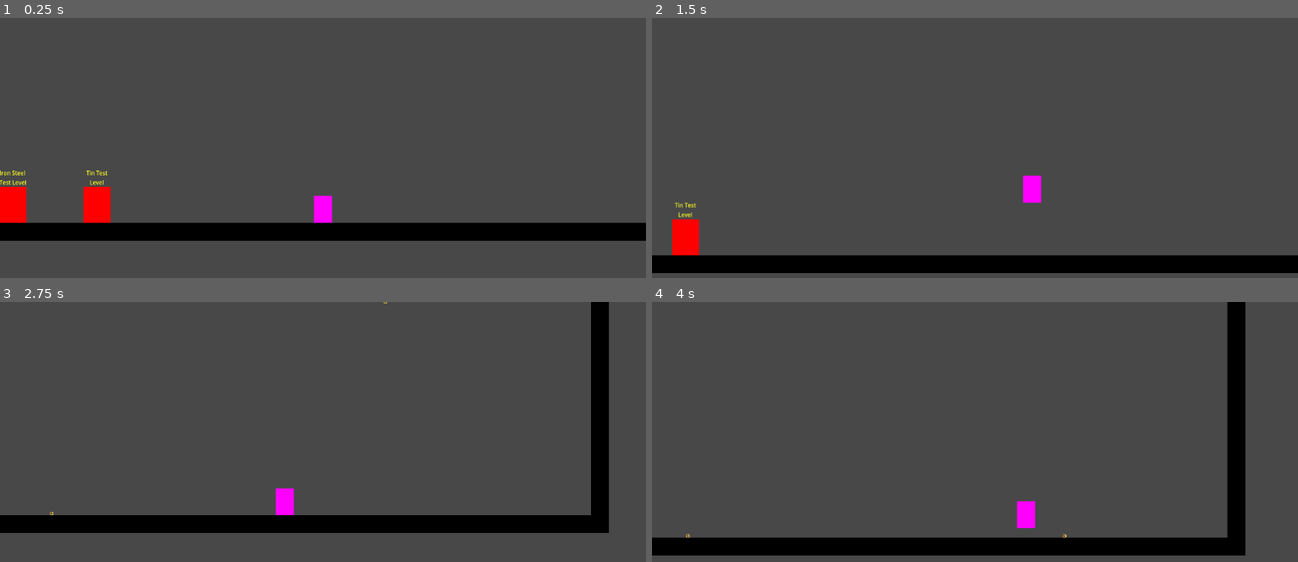
Above: before the commit, frames 1-4 (two rows, left to right).
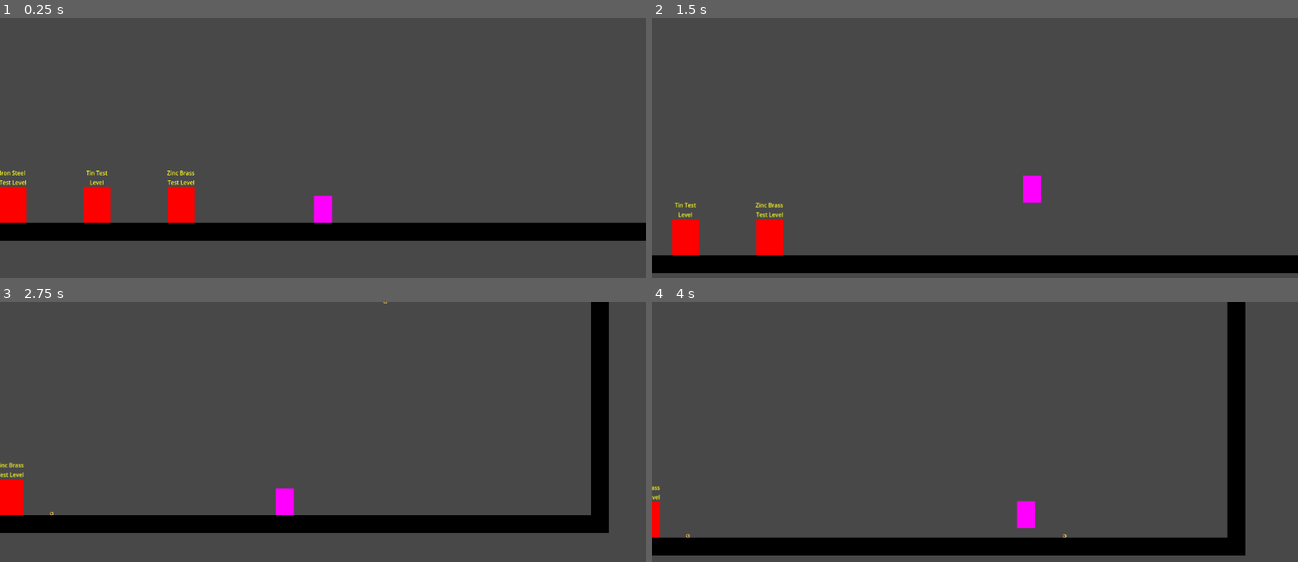
Above: after the commit, the same moments.

Repository: EdwardStanford7/MistbornGame
Game: Godot game, scene res://Levels/main.tscn
Same seed, same stepped clock (60 frames per second), same inputs: the game is played once before the commit and once after it.
Inputs (mouse positions are in pixels of both pictures, inside the frame that each line leads up to):
- Up to frame 1 (0.25 s): no input
- Up to frame 2 (1.5 s): tap Enter (enter_loading_zone) at 0.5 s; move the mouse to (1117, 181) at 0.52 s; hold Shift (iron) 0.53-1.28 s; hold D (right) from 0.53 s (still down); tap Space (jump) at 0.77 s; tap Ctrl (steel) at 0.8, 1.35 s; move the mouse to (845, 218) at 1.27 s
- Up to frame 3 (2.75 s): tap Space (jump) at 1.52 s; click (193, 502) at 1.55 s; move the mouse to (387, 403) at 2.02 s; release D (right) at 2.03 s; hold A (left) from 2.03 s (still down); click (387, 403) at 2.1 s; tap T (tin) at 2.3 s
- Up to frame 4 (4 s): move the mouse to (942, 556) at 2.77 s; release A (left) at 2.78 s; hold D (right) from 2.78 s (still down); tap T (tin) at 2.85 s; tap Space (jump) at 3.02, 3.77 s; tap B (brass, bound only after the commit) at 3.05, 3.6 s; move the mouse to (1168, 538) at 3.52 s; tap Z (zinc, bound only after the commit) at 3.8 s

The runs differ from the first frame. In frame 1, 0.7% of the frame differs, in the area x 25-31%, y 58-79%; in frame 2, 0.7%, in the area x 16-21%, y 71-92%; in frame 3, 0.6%; in frame 4, 0.2%.

Commit message:
Basic enemies and zinc/brass

Diff:
--- a/Characters/player.tscn
+++ b/Characters/player.tscn
@@ -12,7 +12,6 @@
 [node name="Player" type="CharacterBody2D"]
 top_level = true
 collision_layer = 2
-collision_mask = 3
 slide_on_ceiling = false
 script = ExtResource("1_7nm3l")
 
--- /dev/null
+++ b/Characters/test_enemy.tscn
@@ -0,0 +1,22 @@
+[gd_scene load_steps=4 format=3 uid="uid://bwflfo552mdxe"]
+
+[ext_resource type="Script" path="res://Scripts/test_enemy.gd" id="1_mepjg"]
+
+[sub_resource type="RectangleShape2D" id="RectangleShape2D_55lc7"]
+size = Vector2(32, 48)
+
+[sub_resource type="PlaceholderTexture2D" id="PlaceholderTexture2D_fd3r6"]
+size = Vector2(32, 48)
+
+[node name="TestEnemy" type="RigidBody2D" groups=["Enemy"]]
+collision_layer = 4
+lock_rotation = true
+script = ExtResource("1_mepjg")
+
+[node name="CollisionShape2D" type="CollisionShape2D" parent="."]
+shape = SubResource("RectangleShape2D_55lc7")
+
+[node name="Sprite2D" type="Sprite2D" parent="."]
+modulate = Color(1, 0, 0, 1)
+light_mask = 4
+texture = SubResource("PlaceholderTexture2D_fd3r6")
--- a/Levels/main.tscn
+++ b/Levels/main.tscn
@@ -42,3 +42,8 @@
 position = Vector2(-450, -48)
 scene_to_load = "res://Levels/tin_test.tscn"
 label = "Tin Test Level"
+
+[node name="SceneTransition3" parent="." instance=ExtResource("4_x1iks")]
+position = Vector2(-300, -48)
+scene_to_load = "res://Levels/zinc_brass_test.tscn"
+label = "Zinc Brass Test Level"
--- /dev/null
+++ b/Levels/zinc_brass_test.tscn
@@ -0,0 +1,50 @@
+[gd_scene load_steps=6 format=3 uid="uid://bbjtxxlhs333y"]
+
+[ext_resource type="PackedScene" uid="uid://bhj6vcmatg6vi" path="res://Characters/player.tscn" id="1_jt0kx"]
+[ext_resource type="PackedScene" uid="uid://4ky7npwoorln" path="res://Prefabs/floor.tscn" id="2_627f4"]
+[ext_resource type="PackedScene" uid="uid://jd44661cckq2" path="res://Prefabs/wall.tscn" id="3_wfdrj"]
+[ext_resource type="PackedScene" uid="uid://ca3cll143cteb" path="res://Prefabs/scene_transition.tscn" id="4_b6yru"]
+[ext_resource type="PackedScene" uid="uid://bwflfo552mdxe" path="res://Characters/test_enemy.tscn" id="5_gau1v"]
+
+[node name="ZincBrass" type="Node2D"]
+
+[node name="Player" parent="." instance=ExtResource("1_jt0kx")]
+position = Vector2(143, -52)
+
+[node name="TestEnemy" parent="." instance=ExtResource("5_gau1v")]
+position = Vector2(-216, -149)
+
+[node name="TestEnemy2" parent="." instance=ExtResource("5_gau1v")]
+position = Vector2(306, -249)
+
+[node name="TestEnemy3" parent="." instance=ExtResource("5_gau1v")]
+position = Vector2(377, -47)
+
+[node name="Floor" parent="." instance=ExtResource("2_627f4")]
+position = Vector2(-256, 0)
+
+[node name="Floor3" parent="." instance=ExtResource("2_627f4")]
+position = Vector2(-256, -544)
+
+[node name="Floor4" parent="." instance=ExtResource("2_627f4")]
+position = Vector2(256, -544)
+
+[node name="Wall" parent="." instance=ExtResource("3_wfdrj")]
+position = Vector2(-496, -272)
+
+[node name="Wall2" parent="." instance=ExtResource("3_wfdrj")]
+position = Vector2(496, -272)
+
+[node name="Floor2" parent="." instance=ExtResource("2_627f4")]
+position = Vector2(256, 0)
+
+[node name="SceneTransition" parent="." instance=ExtResource("4_b6yru")]
+position = Vector2(-350, -48)
+scene_to_load = "res://Levels/main.tscn"
+label = "Back To Main"
+
+[node name="Floor5" parent="." instance=ExtResource("2_627f4")]
+position = Vector2(-147, -103)
+
+[node name="Floor6" parent="." instance=ExtResource("2_627f4")]
+position = Vector2(206, -198)
--- a/Prefabs/basic_test_level.tscn
+++ /dev/null
@@ -1,34 +0,0 @@
-[gd_scene load_steps=5 format=3 uid="uid://bbjtxxlhs333y"]
-
-[ext_resource type="PackedScene" uid="uid://bhj6vcmatg6vi" path="res://Characters/player.tscn" id="1_633nr"]
-[ext_resource type="PackedScene" uid="uid://4ky7npwoorln" path="res://Prefabs/floor.tscn" id="1_l4w2e"]
-[ext_resource type="PackedScene" uid="uid://jd44661cckq2" path="res://Prefabs/wall.tscn" id="2_7n32d"]
-[ext_resource type="PackedScene" uid="uid://ca3cll143cteb" path="res://Prefabs/scene_transition.tscn" id="4_lvhet"]
-
-[node name="basic_test_scene" type="Node2D"]
-
-[node name="Player" parent="." instance=ExtResource("1_633nr")]
-position = Vector2(143, -52)
-
-[node name="Floor" parent="." instance=ExtResource("1_l4w2e")]
-position = Vector2(-256, 0)
-
-[node name="Floor3" parent="." instance=ExtResource("1_l4w2e")]
-position = Vector2(-256, -544)
-
-[node name="Floor4" parent="." instance=ExtResource("1_l4w2e")]
-position = Vector2(256, -544)
-
-[node name="Wall" parent="." instance=ExtResource("2_7n32d")]
-position = Vector2(-496, -272)
-
-[node name="Wall2" parent="." instance=ExtResource("2_7n32d")]
-position = Vector2(496, -272)
-
-[node name="Floor2" parent="." instance=ExtResource("1_l4w2e")]
-position = Vector2(256, 0)
-
-[node name="SceneTransition" parent="." instance=ExtResource("4_lvhet")]
-position = Vector2(-350, -48)
-scene_to_load = "res://Levels/main.tscn"
-label = "Back To Main"
--- a/Prefabs/coin.tscn
+++ b/Prefabs/coin.tscn
@@ -7,8 +7,8 @@
 radius = 3.0
 
 [node name="Coin" type="RigidBody2D" groups=["Metal"]]
-collision_layer = 4
-collision_mask = 7
+collision_layer = 8
+collision_mask = 15
 mass = 0.01
 continuous_cd = 2
 max_contacts_reported = 10
--- a/Scripts/coin.gd
+++ b/Scripts/coin.gd
@@ -19,10 +19,6 @@
 	previous_position = position
 
 	var player_force = player_percentage * pull_strength * direction / distance_decay - (self_force - used_force)
-
-	print(self_force)
-	print(used_force)
-	print(player_force)
 
 	self.apply_force(self_force)
 	return player_force
--- a/Scripts/player.gd
+++ b/Scripts/player.gd
@@ -1,6 +1,10 @@
 extends CharacterBody2D
 
 signal enter_loading_zone
+signal iron_released
+signal steel_released
+signal zinc_released
+signal brass_released
 
 @export var friction: float = 0.075
 @export var move_force: float = 2000
@@ -18,8 +22,8 @@
 # Abilities unlocked section. Commented out ones are not implemented.
 var steel_unlocked = true
 var tin_unlocked = true
-#var zinc_unlocked = true
-#var brass_unlocked = true
+var zinc_unlocked = true
+var brass_unlocked = true
 #var copper_unlocked = true
 #var bronze_unlocked = true
 #var cadmium_unlocked = true
@@ -35,18 +39,22 @@
 func _ready():
 	# Check if tin light needs to be enabled or not
 	if get_tree().root.get_child(0).has_node("Darkness"):
-		self.get_child(3).enabled = true
+		$PointLight2D.enabled = true
 
 func _physics_process(_delta):
 	force_per_frame = Vector2(0, 0)
 
 	# Allomantic actions
-	get_target_metal()
+	selected_metal = get_target_from_group("Metal")
 	handle_iron_input() # Iron is starting ability, unlocked from beginning of game.
 	if steel_unlocked:
 		handle_steel_input()
 	if tin_unlocked:
 		handle_tin_input()
+	if zinc_unlocked:
+		handle_zinc_input()
+	if brass_unlocked:
+		handle_brass_input()
 
 	# Other actions
 	handle_loading_zone_input()
@@ -120,22 +128,42 @@
 		force_per_frame += selected_metal.push(position, mass, pull_push_force)
 		return
 
-func get_target_metal():
+func handle_tin_input():
+	if Input.is_action_just_pressed("tin"):
+		if tin_active:
+			$PointLight2D.set_texture(preload("res://Art/basic_light.png"))
+			tin_active = false
+		else:
+			$PointLight2D.set_texture(preload("res://Art/tin_light.png"))
+			tin_active = true
+
+func handle_zinc_input():
+	if Input.is_action_just_pressed("zinc"):
+		var enemy = get_target_from_group("Enemy")
+		if enemy:
+			enemy.change_AI_mode(enemy.AI_mode.aggressive)
+			zinc_released.connect(enemy.reset_AI)
+	elif Input.is_action_just_released("zinc"):
+		zinc_released.emit()
+
+func handle_brass_input():
+	if Input.is_action_just_pressed("brass"):
+		var enemy = get_target_from_group("Enemy")
+		if enemy:
+			enemy.change_AI_mode(enemy.AI_mode.passive)
+			brass_released.connect(enemy.reset_AI)
+	elif Input.is_action_just_released("brass"):
+		brass_released.emit()
+
+# Helpers
+func get_target_from_group(group: String) -> Object:
 	var distance_away = INF
+	var selected_node = null
 
-	for object in get_tree().get_nodes_in_group("Metal"):
+	for object in get_tree().get_nodes_in_group(group):
 		var distance = get_viewport().get_mouse_position().distance_to(object.get_global_transform_with_canvas().origin)
 		if distance < distance_away && distance < 75:
 			distance_away = distance
-			selected_metal = object;
+			selected_node = object;
 
-func handle_tin_input():
-	if Input.is_action_just_pressed("tin"):
-		if tin_active:
-			self.get_child(3).set_texture(preload("res://Art/basic_light.png"))
-			tin_active = false
-		else:
-			self.get_child(3).set_texture(preload("res://Art/tin_light.png"))
-			tin_active = true
-
-# pewter is passive upgrade, rest of activated abilites to follow.
+	return selected_node
--- a/Scripts/scene_transition.gd
+++ b/Scripts/scene_transition.gd
@@ -6,7 +6,7 @@
 var player = null
 
 func _ready():
-	self.get_child(2).set_text(label)
+	$Label.set_text(label)
 	self.body_entered.connect(_on_body_entered)
 	self.body_exited.connect(_on_body_exited)
 
--- /dev/null
+++ b/Scripts/test_enemy.gd
@@ -0,0 +1,36 @@
+extends RigidBody2D
+
+@export var move_force: float = 2000
+
+enum AI_mode{
+	passive,
+	normal,
+	aggressive
+}
+
+var current_AI = AI_mode.normal
+
+# Called every frame. 'delta' is the elapsed time since the previous frame.
+func _physics_process(_delta):
+	match current_AI:
+		AI_mode.passive:
+			passive_AI()
+		AI_mode.normal:
+			normal_AI()
+		AI_mode.aggressive:
+			aggressive_AI()
+
+func passive_AI():
+	pass # Simple test, enemy will do nothing in this state
+
+func normal_AI():
+	self.apply_force(Vector2((randi() % 3 - 1) * move_force, 0))
+
+func aggressive_AI():
+	self.apply_force(Vector2((randi() % 3 - 1) * move_force * 3, 0))
+
+func change_AI_mode(mode: AI_mode):
+	current_AI = mode
+
+func reset_AI():
+	current_AI = AI_mode.normal
--- a/project.godot
+++ b/project.godot
@@ -67,6 +67,16 @@
 "events": [Object(InputEventMouseButton,"resource_local_to_scene":false,"resource_name":"","device":-1,"window_id":0,"a …(253 unchanged characters)…
 ]
 }
+zinc={
+"deadzone": 0.5,
+"events": [Object(InputEventKey,"resource_local_to_scene":false,"resource_name":"","device":-1,"window_id":0,"alt_pressed":false,"shift_pressed":false,"ctrl_pressed":false,"meta_pressed":false,"pressed":false,"keycode":0,"physical_keycode":90,"key_label":0,"unicode":122,"echo":false,"script":null)
+]
+}
+brass={
+"deadzone": 0.5,
+"events": [Object(InputEventKey,"resource_local_to_scene":false,"resource_name":"","device":-1,"window_id":0,"alt_pressed":false,"shift_pressed":false,"ctrl_pressed":false,"meta_pressed":false,"pressed":false,"keycode":0,"physical_keycode":66,"key_label":0,"unicode":98,"echo":false,"script":null)
+]
+}
 
 [rendering]
 
